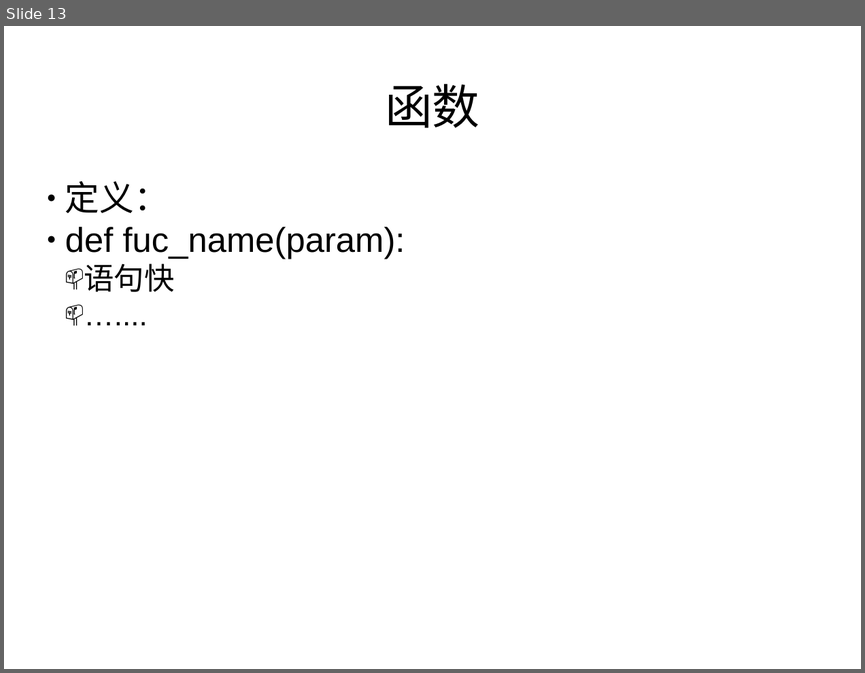
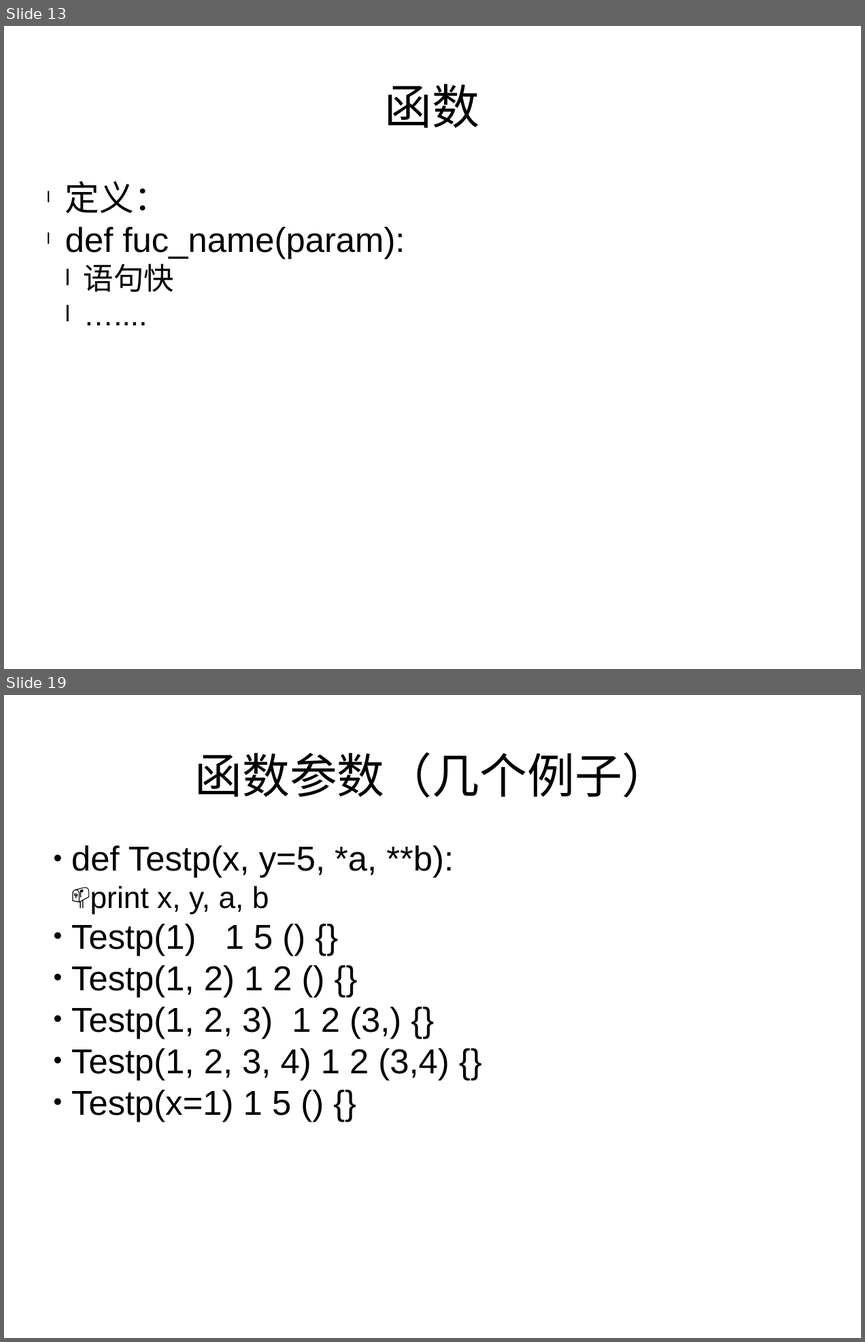
Before and after one commit to haolongzhangm/shell_my, a slide deck: unexeshell/tmp_use/python_l/1/p1.pptx. Shown one above the other, each under a label of ours: slide 13 before the commit, slides 13 and 19 after it; the slides between them are not shown. The pictures are 865x673 and 865x1342 pixels, drawn with LibreOffice and Linux fonts; fonts in the diff are those of the drawing. Boxes give left, top, right and bottom in pixels: in the first picture for what was removed or moved away, otherwise in the second. Text is boxed around its words. In the diff, an @@ line names an element or a change of style, - is before the commit and + after.

```diff
--- a/unexeshell/tmp_use/python_l/1/p1.pptx
+++ b/unexeshell/tmp_use/python_l/1/p1.pptx
@@ slide 19 added at <box>4,695,861,1338</box>, background #FFFFFF @@
@@ text added at <box>194,752,669,798</box>, 44 pt, text #000000 @@
+函数参数（几个例子）
@@ text added at <box>71,845,453,1121</box>, 32 pt, text #000000 @@
+● def Testp(x, y=5, *a, **b):
+  📫 print x, y, a, b
+● Testp(1) 1 5 () {}
+● Testp(1, 2) 1 2 () {}
+● Testp(1, 2, 3) 1 2 (3,) {}
+● Testp(1, 2, 3, 4) 1 2 (3,4) {}
+● Testp(x=1) 1 5 () {}
@@ slide 13 changed as well @@
@@ text "定义：" at <box>65,181,405,292</box>: bullet ● to l; bullet 📫 to l @@
```
Also in this commit, not shown: 7 other slides changed, 6 other slides added.
